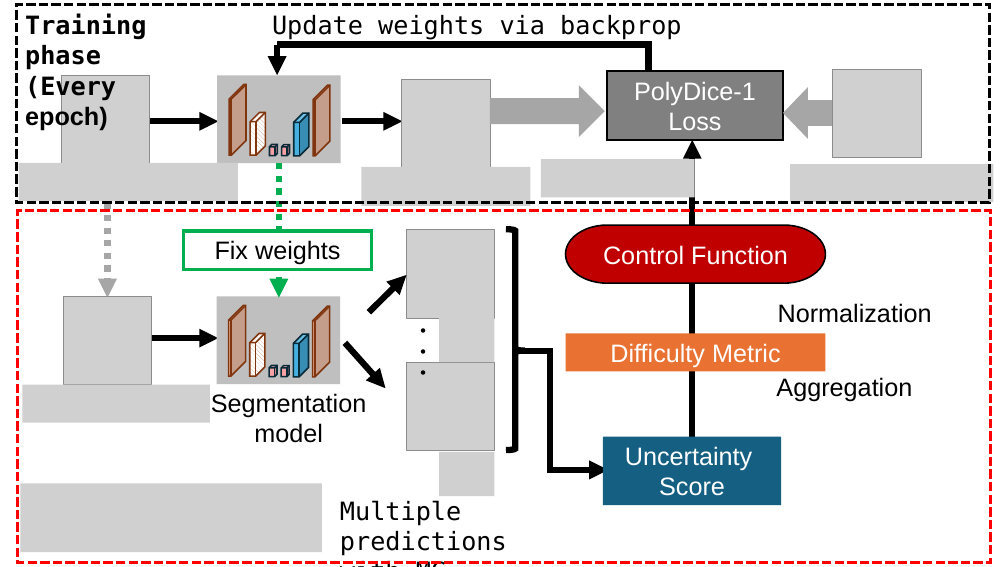
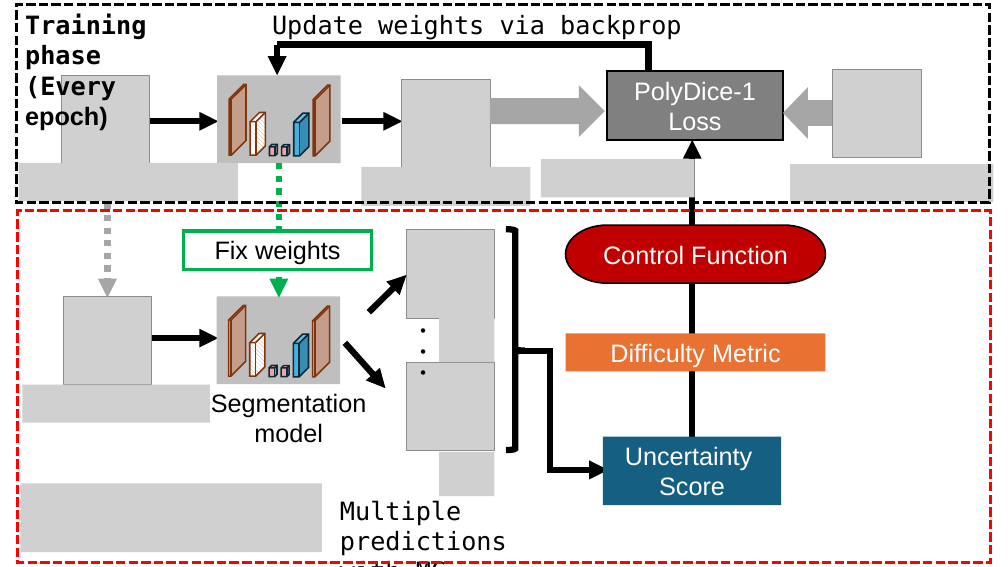
Before and after one commit to thiroike/master-proc, a slide deck: slide 1 of figure/method.pptx. Drawn at 1008x567 pixels with LibreOffice and Linux fonts; fonts in the diff are those of the drawing; grey boxes stand for pictures. Boxes give left, top, right and bottom in pixels: in the first picture for what was removed or moved away, otherwise in the second. Text is boxed around its words. In the diff, an @@ line names an element or a change of style, - is before the commit and + after.

```diff
--- a/figure/method.pptx
+++ b/figure/method.pptx
@@ text removed at [778,303,932,323] @@
-Normalization
@@ text removed at [776,377,912,401] @@
-Aggregation
```
Also in this commit, not shown: 14 other files.
